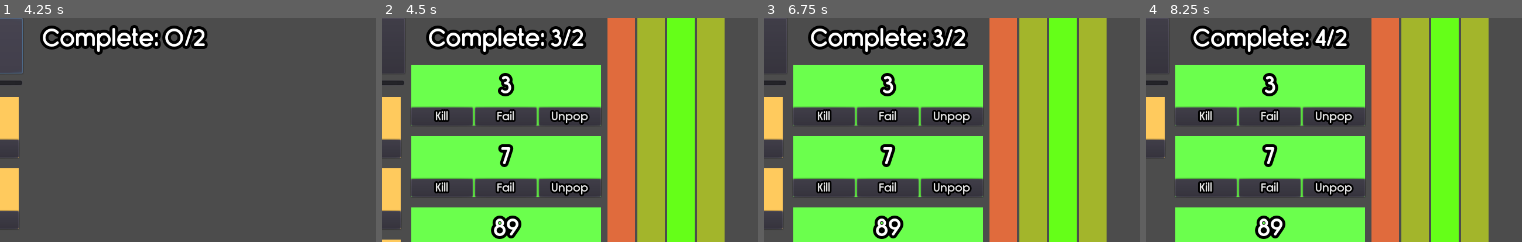
Above: before the commit, frames 1-4 (left to right).
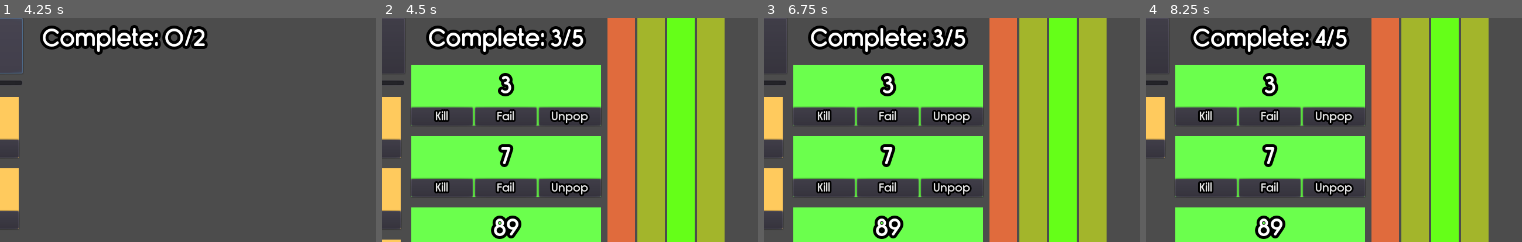
Above: after the commit, the same moments.

Repository: Tzeryushi/Daily-Driving
Game: Godot game, scene res://MainBlock.tscn
Two runs of this game, one before a commit and one after it. Both use one fixed random seed, a clock stepped at 60 frames per second and the inputs below.
Inputs (mouse positions are % of the whole screen's width and height, from its top left):
- Up to frame 1 (4.25 s): click (13, 15) at 0.52 s; type "12" at 0.6 s; click "New Task" at 1.25 s; click "New Task" at 2 s; click "New Day" at 2.75 s; click "New Day" at 3.5 s
- Up to frame 2 (4.5 s): click "Save" at 4.25 s
- Up to frame 3 (6.75 s): click "Force" at 5 s; click "Del" at 5.75 s; click "Kill" at 6.5 s
- Up to frame 4 (8.25 s): click "Fail" at 7.25 s; click "Pop" at 8 s
The pictures show only the part of the screen within x 50-100%, y 0-50%; the shares and areas given below are measured in that part.

Frame 1 is identical in both runs. In frame 2, 0.2% of the frame differs, in the area x 49-55%, y 3-15%; in frame 3, 0.2%; in frame 4, 0.2%.

Commit message:
fixed count bug

Diff:
--- a/Main.gd
+++ b/Main.gd
@@ -2,9 +2,10 @@
 
 const SAVE_PATH := "res://save.json"
 
-onready var element_container = $HBoxContainer/ElementContainer
-onready var daily_container = $HBoxContainer/DailyTaskContainer
-onready var calendar_container = $HBoxContainer/Calendar
+onready var element_container := $HBoxContainer/ElementContainer
+onready var daily_container := $HBoxContainer/DailyTaskContainer
+onready var popped_container := $HBoxContainer/PoppedTaskContainer
+onready var calendar_container := $HBoxContainer/Calendar
 
 var element_list: Resource = SaveElement.new()
 var calendar_list: Resource = SaveCalendar.new()
@@ -44,13 +45,16 @@
 
 	var data: Dictionary = JSON.parse(content).result
 	var element_keys = data.elements.keys()
-	var count = 0
+	var daily_count = 0
 	for i in range(0, element_keys.size()):
 		var temp_element = element_container.add_element(element_keys[i], data.elements[element_keys[i]]["priority"], data.elements[element_keys[i]]["force"], data.elements[element_keys[i]]["daily"])
 		if data.elements[element_keys[i]]["daily"]:
+			daily_count += 1
 			daily_container.add_element(temp_element, data.elements[element_keys[i]]["popped"])
 	for i in data.calendar:
 		calendar_container.add_day(i)
+	popped_container.set_max_count(daily_count)
+	popped_container.update_count()
 
 func _on_Save_pressed():
 	load_state()
--- a/PoppedTaskContainer.gd
+++ b/PoppedTaskContainer.gd
@@ -13,6 +13,9 @@
 func _on_DailyTaskContainer_switch():
 	update_count()
 
+func set_max_count(number) -> void:
+	max_count = number
+
 func _on_DailyTaskContainer_day_set(number):
 	max_count = number
 	update_count()
